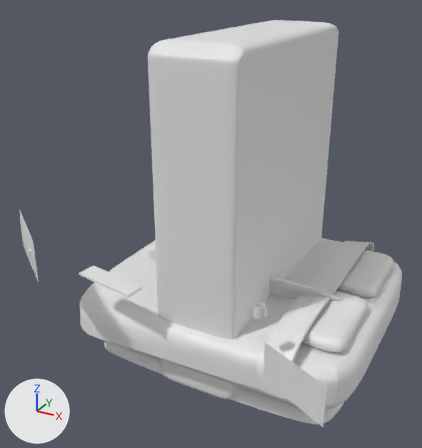
Two versions of the Blender file assets/blender/furniture.blend, one commit apart.
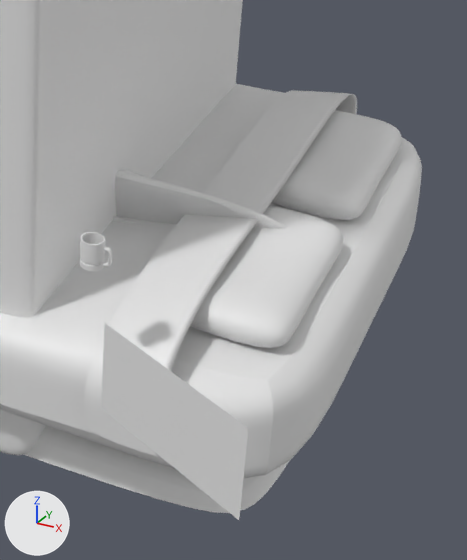
The first picture shows the older version from a 50 mm lens placed at (2.88, -6.32, 4.64), pointed at (-0.16, -0.79, 1.87). The close-ups show both versions on the part from 52% to 100% of the width and 45% to 99% of the height of that picture; other places that the commit changed are outside them. Lighting does not change. The marker at lower left points along +X, +Y and +Z.

In view in the first close-up: 'bedpad', 'bookcase_t', 'cover', 'matrass', 'mug', 'pillow_l', 'pillow_r', 'sofa_big_seat', 'terminal_small'.
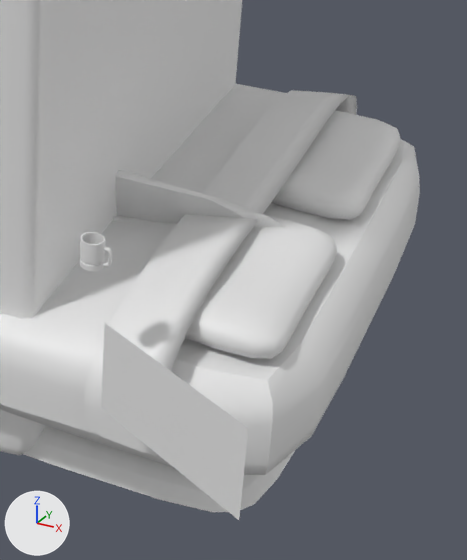
Boxes [x1, y1, x2, y2] around the edits, measured in the close-ups (467 x 560 px):
'cover', modifiers changed: before [0, 84, 357, 457]; after [0, 84, 357, 456]
'matrass', modifiers changed: before [0, 137, 422, 478]; after [0, 139, 420, 475]
'pillow_r', moved: before [190, 206, 343, 348]; after [185, 215, 337, 359]

The change in detail:
Object 'cover' (ob_cover) has a SUBSURF modifier named 'Subdivision'.
Modifier setting removed (it was levels = 2).
Modifier setting: render_levels = 1.
Object 'matrass' (ob_matrass) has a SUBSURF modifier named 'Subdivision'.
Modifier setting removed (it was levels = 2).
Modifier setting: render_levels = 1.
Object 'pillow_r' (ob_pillow_r) moves from (-1.305, -18.02, 1.335) to (-1.505, -18.02, 1.335).
